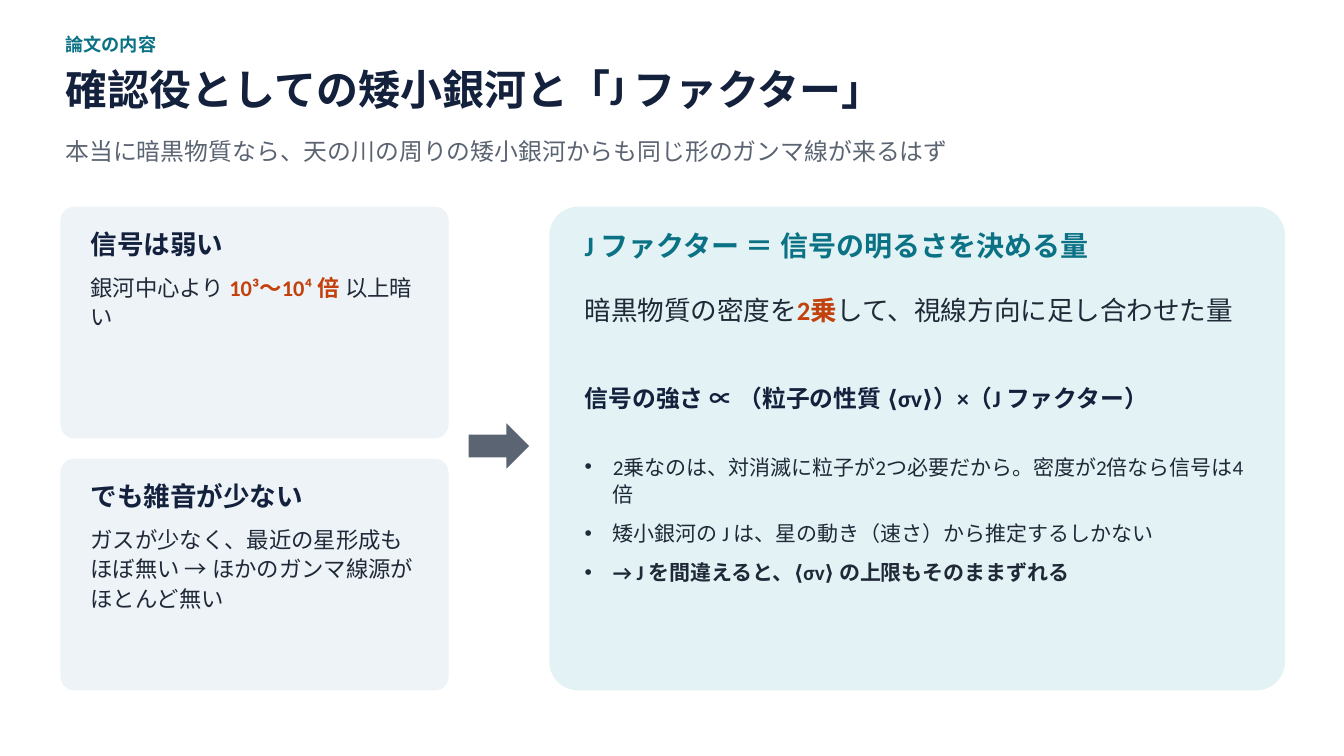
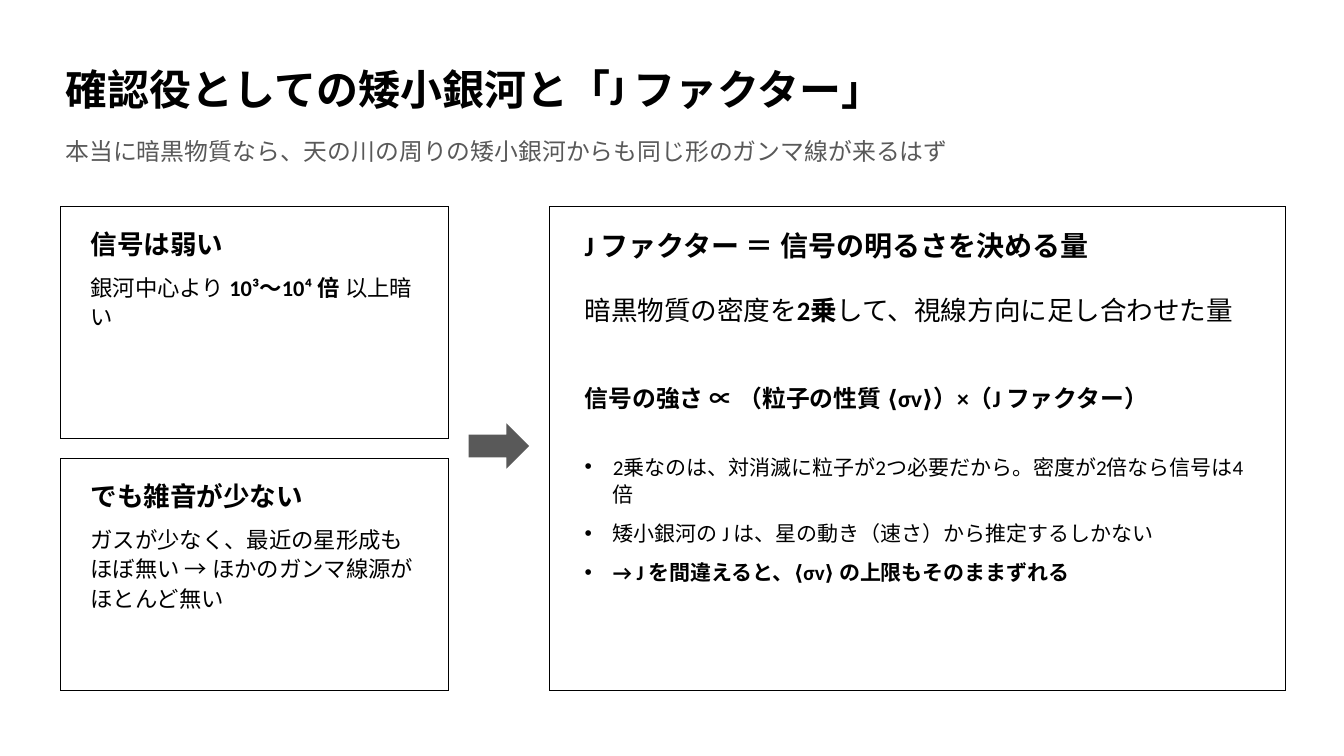
Before and after one commit to Mikann20041029/darkmatter-slides, a slide deck: slide 3 of slides/Toni Bertólez-Martínez, et al. (2026).pptx. Drawn at 1344x756 pixels with LibreOffice and Linux fonts; fonts in the diff are those of the drawing. Boxes give left, top, right and bottom in pixels: in the first picture for what was removed or moved away, otherwise in the second. Text is boxed around its words. In the diff, an @@ line names an element or a change of style, - is before the commit and + after.

```diff
--- a/slides/Toni Bertólez-Martínez, et al. (2026).pptx
+++ b/slides/Toni Bertólez-Martínez, et al. (2026).pptx
@@ text "確認役としての矮小銀河と「J ファクター」" at (65,69,884,109): text colour #14213D to #000000 @@
@@ text removed at (65,35,156,53) @@
-論文の内容
@@ text "本当に暗黒物質なら、天の川の周りの矮小銀河からも同じ形のガンマ線が来るはず" at (65,140,947,162): text colour #5B6472 to #595959 @@
@@ rounded rectangle removed at (60,207,449,439) @@
@@ rectangle added at (60,207,449,439), fill #FFFFFF, outline #000000 0.75 pt @@
@@ rounded rectangle removed at (549,207,1286,691) @@
@@ rectangle added at (549,207,1286,691), fill #FFFFFF, outline #000000 0.75 pt @@
@@ text "信号は弱い" at (91,231,412,325): text colour #14213D to #000000 in "信号は弱い"; text colour #1F2937 to #000000 in "銀河中心より 以上暗い"; text colour #C2410C to #000000 in "10³〜10⁴ 倍" @@
@@ text "J ファクター ＝ 信号の明るさを決める量" at (585,232,1088,259): text colour #0B7285 to #000000 @@
@@ text "暗黒物質の密度を2乗して、視線方向に足し合わせた量" at (585,297,1233,323): text colour #1F2937 to #000000; text colour #C2410C to #000000 in "暗黒物質の密度を2乗して、視線方向に足し合わせた量" @@
@@ text "信号の強さ ∝ （粒子の性質 ⟨σv⟩）×（J ファクター）" at (585,386,1148,410): text colour #14213D to #000000 @@
@@ right arrow at (469,423,529,469): fill #5B6472 to #595959 @@
@@ text "2乗なのは、対消滅に粒子が2つ必要だから。密度が2倍なら信号は4倍" at (613,457,1244,583): text colour #1F2937 to #000000 @@
@@ rounded rectangle removed at (60,459,449,691) @@
@@ rectangle added at (60,459,449,691), fill #FFFFFF, outline #000000 0.75 pt @@
@@ text "でも雑音が少ない" at (91,483,413,609): text colour #14213D to #000000 in "でも雑音が少ない"; text colour #1F2937 to #000000 in "ガスが少なく、最近の星形成もほぼ無い → ほかのガンマ線源がほとんど無い" @@
```
Also in this commit, not shown: 10 other slides changed, 2 other files.
